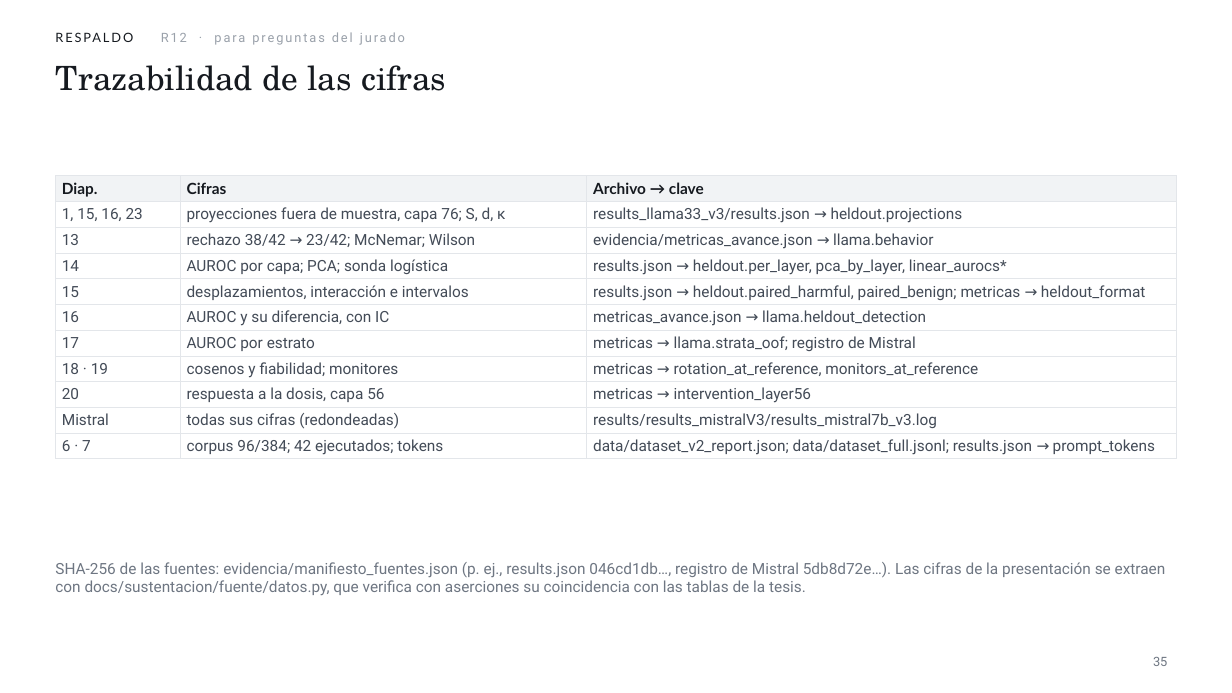
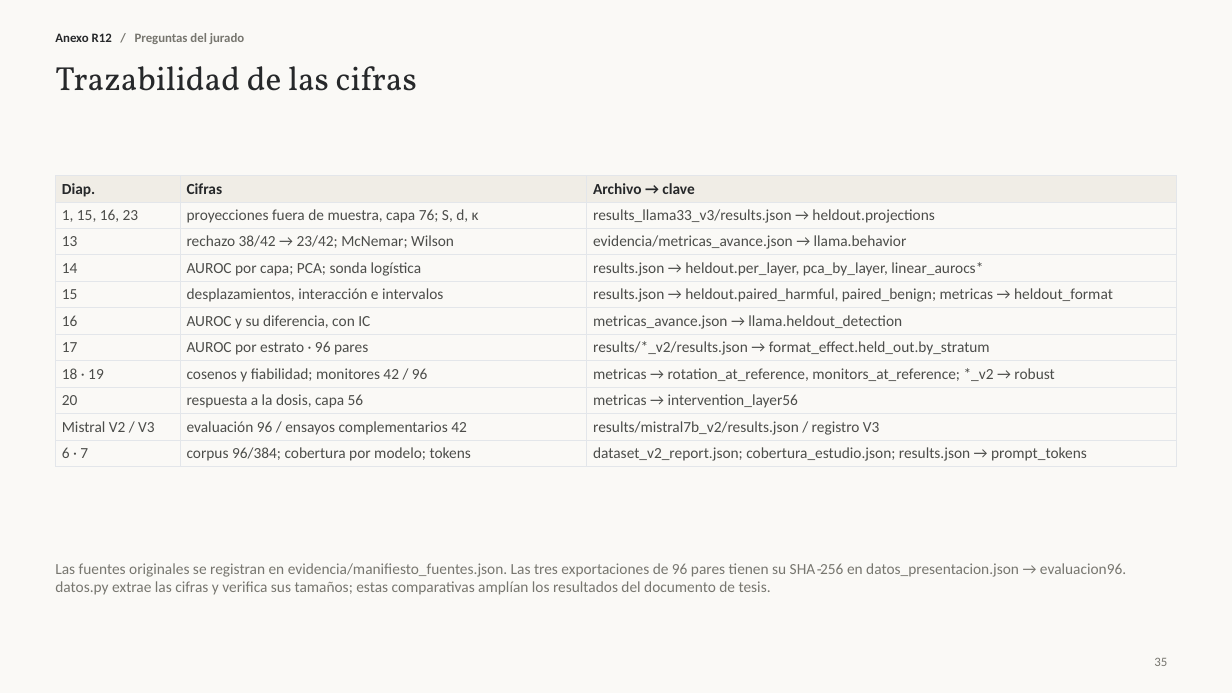
Before and after one commit to JEstebanBav/agentic-safety-probe, a slide deck: slide 35 of docs/sustentacion/Sustentacion_Espitia_Leiva.pptx. Drawn at 1232x693 pixels with LibreOffice and Linux fonts; fonts in the diff are those of the drawing. Boxes give left, top, right and bottom in pixels: in the first picture for what was removed or moved away, otherwise in the second. Text is boxed around its words. In the diff, an @@ line names an element or a change of style, - is before the commit and + after.

```diff
--- a/docs/sustentacion/Sustentacion_Espitia_Leiva.pptx
+++ b/docs/sustentacion/Sustentacion_Espitia_Leiva.pptx
@@ background #FFFFFF to #FAF9F6 @@
@@ title "Trazabilidad de las cifras" at box(55, 66, 417, 91): font TeX Gyre Schola to Vollkorn, text colour #161A20 to #26282A @@
@@ text at box(55, 33, 244, 44): text changed; font Roboto to Calibri; text colour #9AA1AA to #77766F; bold on @@
-RESPALDO R12 · para preguntas del jurado
+Anexo R12 / Preguntas del jurado
@@ table at box(55, 176, 1177, 465) @@
-row 7, column 2: AUROC por estrato
+row 7, column 2: AUROC por estrato · 96 pares
-row 7, column 3: metricas → llama.strata_oof; registro de Mistral
+row 7, column 3: results/*_v2/results.json → format_effect.held_out.by_stratum
-row 8, column 2: cosenos y fiabilidad; monitores
+row 8, column 2: cosenos y fiabilidad; monitores 42 / 96
-row 8, column 3: metricas → rotation_at_reference, monitors_at_reference
+row 8, column 3: metricas → rotation_at_reference, monitors_at_reference; *_v2 → robust
-row 10: Mistral | todas sus cifras (redondeadas) | results/results_mistralV3/results_mistral7b_v3.log
+row 10: Mistral V2 / V3 | evaluación 96 / ensayos complementarios 42 | results/mistral7b_v2/results.json / registro V3
-row 11, column 2: corpus 96/384; 42 ejecutados; tokens
+row 11, column 2: corpus 96/384; cobertura por modelo; tokens
-row 11, column 3: data/dataset_v2_report.json; data/dataset_full.jsonl; results.json → prompt_tokens
+row 11, column 3: dataset_v2_report.json; cobertura_estudio.json; results.json → prompt_tokens
@@ fill #F1F3F5 to #F0EDE6 in row 1 @@
@@ font Lato to Calibri, text colour #161A20 to #26282A in "Diap.", "Cifras", "Archivo → clave" @@
@@ font Roboto to Calibri, text colour #434B57 to #4C4D4A in "1, 15, 16, 23", "proyecciones fuera de muestra, capa 76; S, ...", "results_llama33_v3/results.json → heldout.projections", "13" and 17 more places @@
@@ text at box(55, 563, 1126, 595): text changed; font Roboto to Calibri; text colour #6E7682 to #77766F @@
-SHA‑256 de las fuentes: evidencia/manifiesto_fuentes.json (p. ej., results.json 046cd1db…, registro de Mistral 5db8d72e…). Las cifras de la presentación se extraen con docs/sustentacion/fuente/datos.py, que verifica con aserciones su coincidencia con las tablas de la tesis.
+Las fuentes originales se registran en evidencia/manifiesto_fuentes.json. Las tres exportaciones de 96 pares tienen su SHA‑256 en datos_presentacion.json → evaluacion96. datos.py extrae las cifras y verifica sus tamaños; estas comparativas amplían los resultados del documento de tesis.
@@ page number at box(1154, 658, 1167, 666): font Roboto to Calibri, text colour #6E7682 to #77766F @@
```
Also in this commit, not shown: 31 other slides changed, 4 slides added, 3 slides removed, 21 other files.
